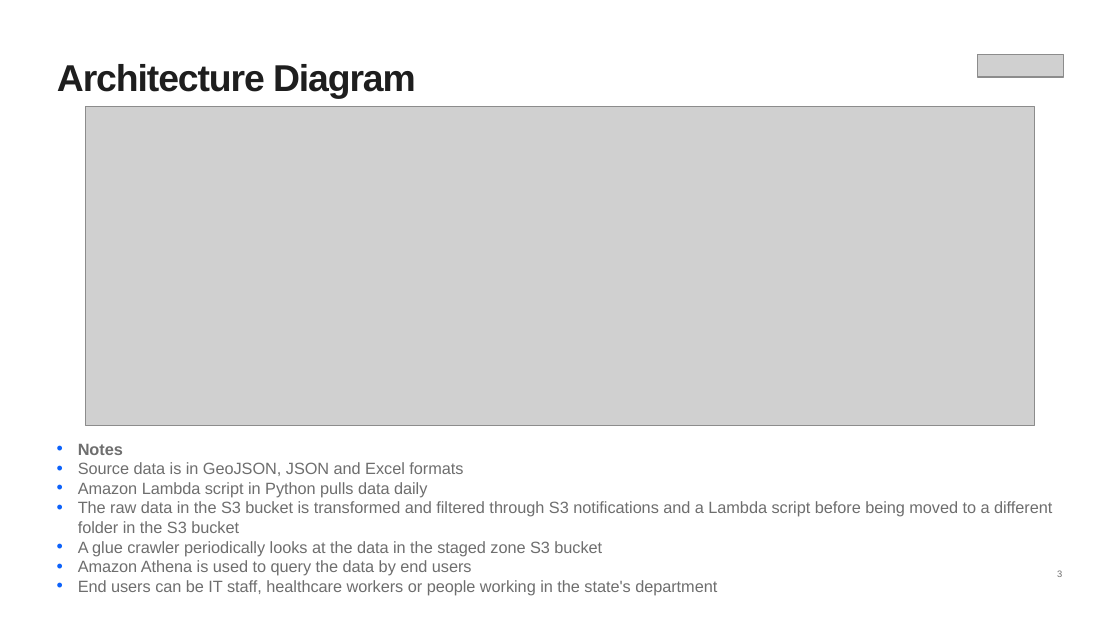
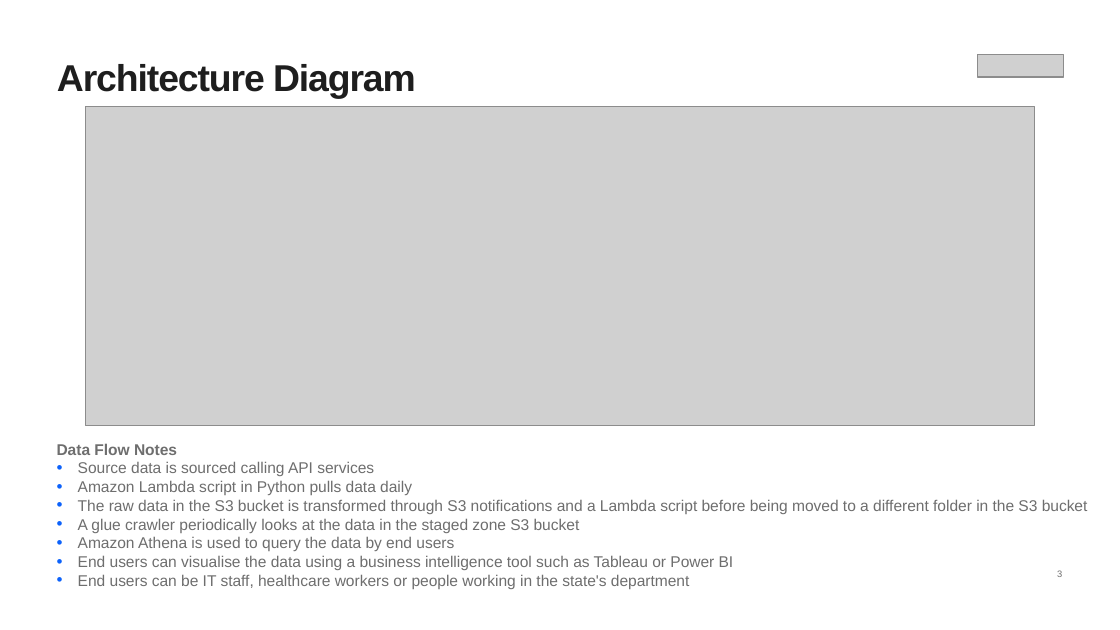
Before and after one commit to michalsicak/cloudDEacad-capstone-uk, a slide deck: slide 3 of Coranavirus Capstone Project.pptx. Drawn at 1120x630 pixels with LibreOffice and Linux fonts; fonts in the diff are those of the drawing; grey boxes stand for pictures. Boxes give left, top, right and bottom in pixels: in the first picture for what was removed or moved away, otherwise in the second. Text is boxed around its words. In the diff, an @@ line names an element or a change of style, - is before the commit and + after.

```diff
--- a/Coranavirus Capstone Project.pptx
+++ b/Coranavirus Capstone Project.pptx
@@ text at [57, 443, 374, 476]: text changed; size 10.5 to 10 pt @@
-• Notes
-• Source data is in GeoJSON, JSON and Excel formats
+Data Flow Notes
+• Source data is sourced calling API services
@@ text at [78, 499, 1088, 514]: text changed; size 10.5 to 10 pt @@
-• The raw data in the S3 bucket is transformed and filtered through S3 notifications and a Lambda script before being moved to a different folder in the S3 bucket
+• The raw data in the S3 bucket is transformed through S3 notifications and a Lambda script before being moved to a different folder in the S3 bucket
@@ text at [78, 480, 689, 589]: size 10.5 to 10 pt in "Amazon Lambda script in Python pulls data ...", "A glue crawler periodically looks at the ...", "Amazon Athena is used to query the ...", "End users can be IT staff, healthcare ..." @@
@@ text at [78, 555, 734, 570]: paragraph added @@
+• End users can visualise the data using a business intelligence tool such as Tableau or Power BI
```
Also in this commit, not shown: 6 other slides changed, 4 slides added, 3 slides removed.
